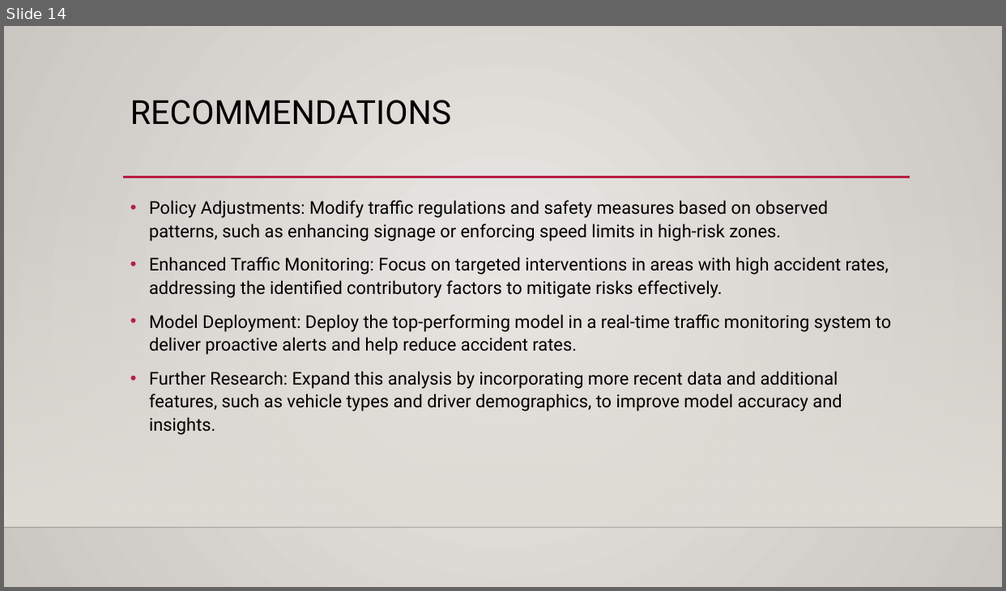
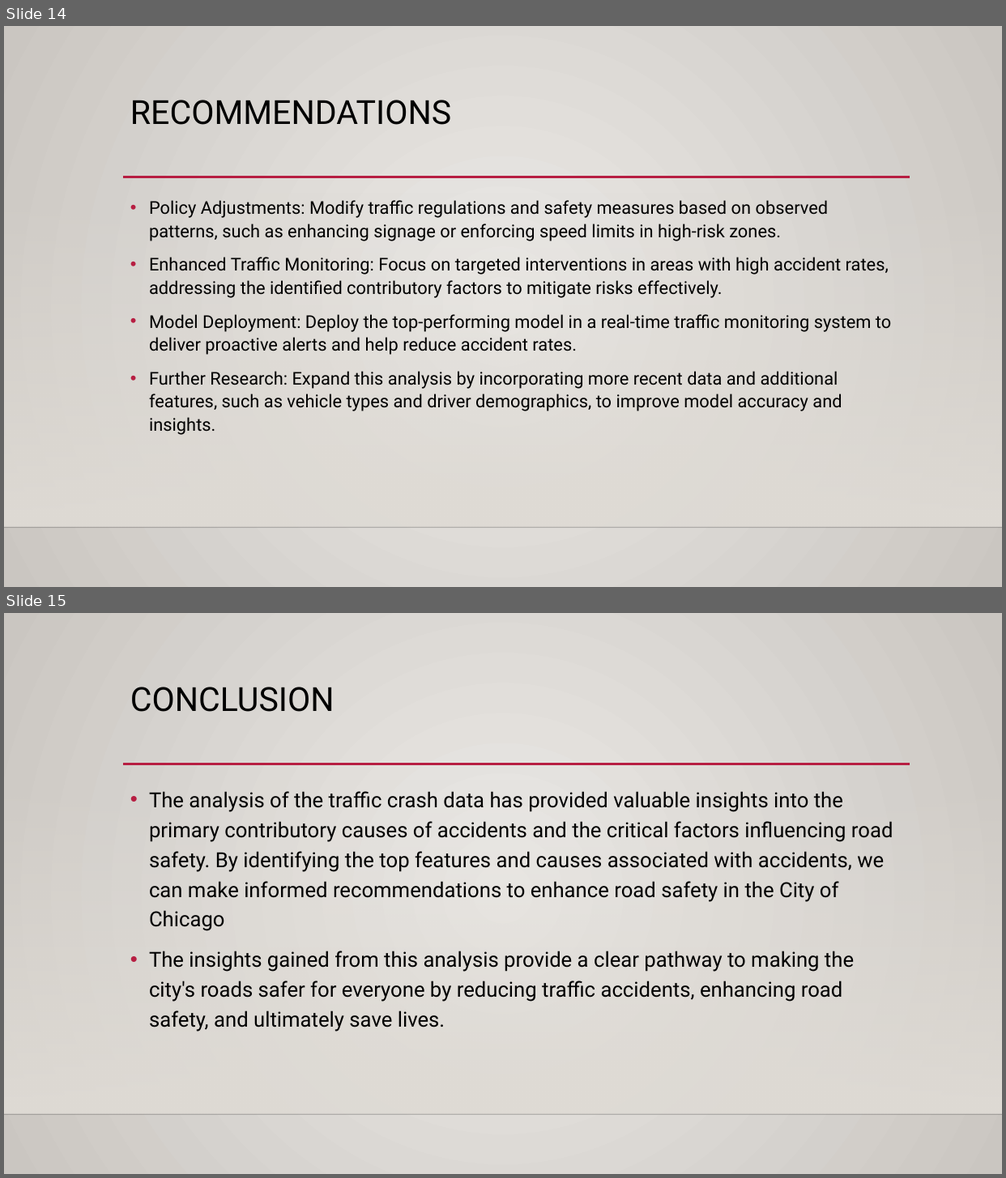
Before and after one commit to djdrjeff/phase3project_KelvinNjenga, a slide deck: Presentation1.pptx. Shown one above the other, each under a label of ours: slide 14 before the commit, slides 14 and 15 after it. The pictures are 1006x591 and 1006x1178 pixels, drawn with LibreOffice and Linux fonts; fonts in the diff are those of the drawing; background and template pictures are left out. Boxes give left, top, right and bottom in pixels: in the first picture for what was removed or moved away, otherwise in the second. Text is boxed around its words. In the diff, an @@ line names an element or a change of style, - is before the commit and + after.

```diff
--- a/Presentation1.pptx
+++ b/Presentation1.pptx
@@ slide 15 added at bbox=[4, 613, 1002, 1174], background gradient #ECEAE7 to #CAC7C1; not listed: 3 template elements that a slide beside it also shows @@
@@ title added at bbox=[130, 687, 334, 712], 32 pt, text #000000 @@
+CONCLUSION
@@ text added at bbox=[149, 791, 893, 1032], 20 pt, text #000000 @@
+• The analysis of the traffic crash data has provided valuable insights into the primary contributory causes of accidents and the critical factors influencing road safety. By identifying the top features and causes associated with accidents, we can make informed recommendations to enhance road safety in the City of Chicago
+• The insights gained from this analysis provide a clear pathway to making the city's roads safer for everyone by reducing traffic accidents, enhancing road safety, and ultimately save lives.
```
Also in this commit, not shown: 1 slide changed, 2 other slides added.
